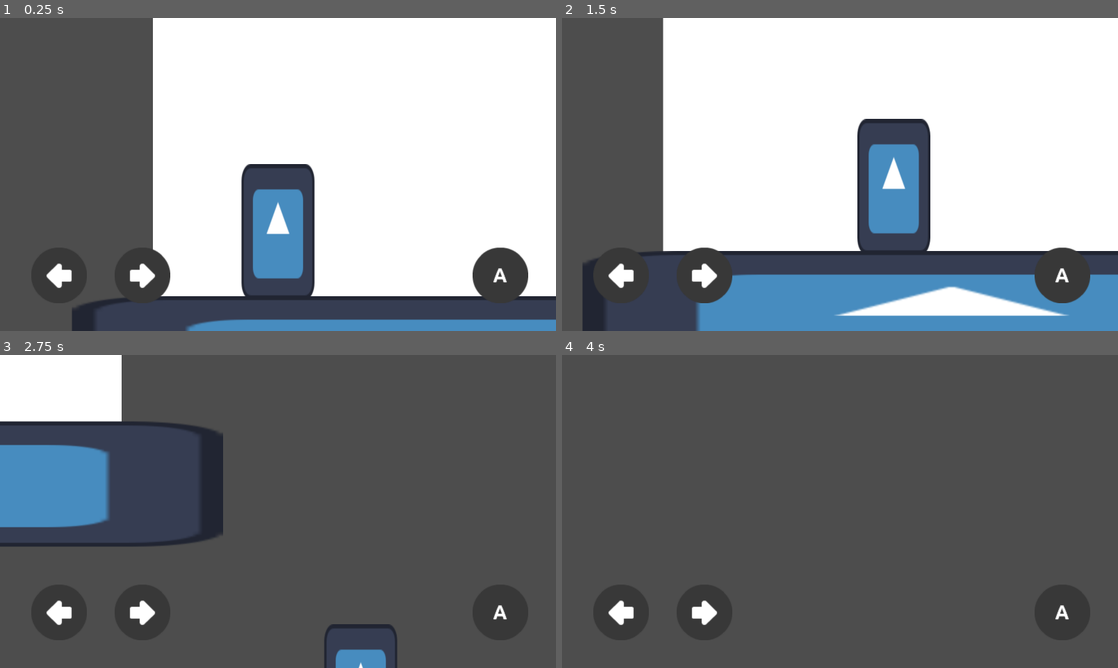
Above: before the commit, frames 1-4 (two rows, left to right).
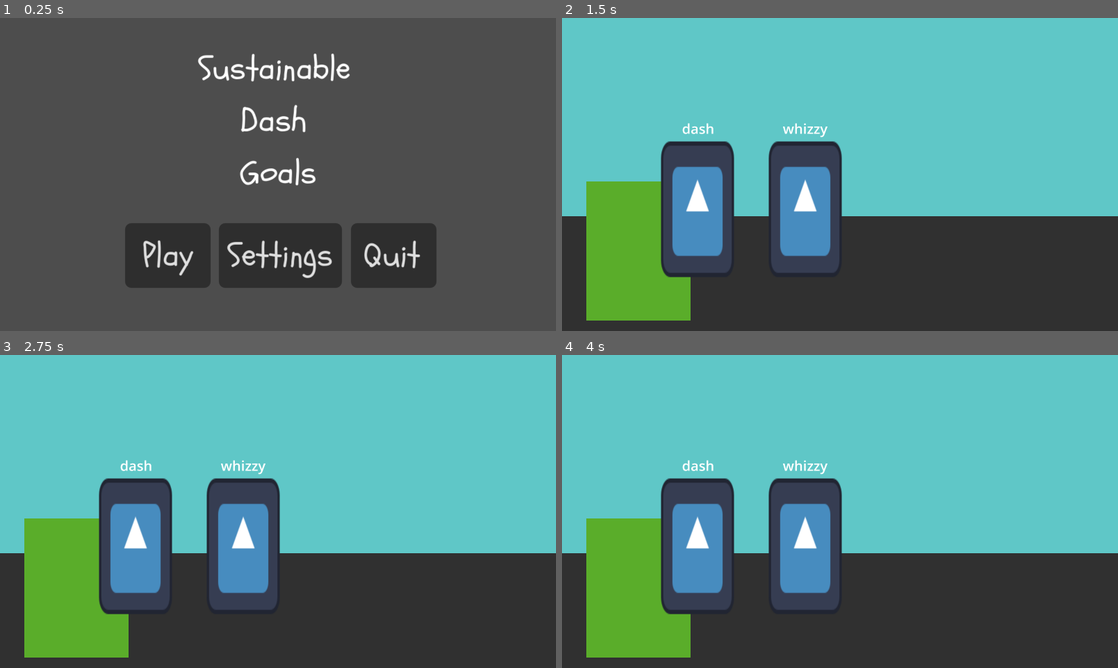
Above: after the commit, the same moments.

Repository: yoistan/Sustainable-Dash-Goals
Game: Godot game, scene res://SCENES/main.tscn
The game is run twice, just before and just after one commit, with the same random seed, the same clock (stepped at 60 frames per second) and the same inputs. The engine's default icon, where the game draws it, is replaced by a stand-in: a white triangle on a blue panel in a dark square.
Inputs (mouse positions are in pixels of both pictures, inside the frame that each line leads up to):
- Up to frame 1 (0.25 s): no input
- Up to frame 2 (1.5 s): click (728, 255) at 0.5 s, where only the run after the commit has a clickable "Play"; hold D (move_right) from 1.28 s (still down)
- Up to frame 3 (2.75 s): keep holding D (move_right)
- Up to frame 4 (4 s): release D (move_right) at 2.78 s; hold A (move_left) 2.78-3.53 s; tap Enter at 3.5 s; hold D (move_right) from 3.53 s (still down)

The runs differ from the first frame. In frame 1, 66% of the frame differs, in the area x 8-100%, y 0-100%; in frame 2, 96%, in the area x 0-100%, y 0-100%; in frame 3, 94%; in frame 4, 94%.

Commit message:
worked on features
added title screen bgm, started on doing introductory cutscene, player now cannot move when inside a cutscene

Diff:
--- /dev/null
+++ b/SCENES/AREAS/area_1_Outside_Rizal.tscn
@@ -0,0 +1,3 @@
+[gd_scene format=3 uid="uid://br81y231rkul"]
+
+[node name="Area1OutsideRizal" type="Node2D"]
--- a/SCENES/AREAS/area_2_Rizal_Lobby.tscn
+++ b/SCENES/AREAS/area_2_Rizal_Lobby.tscn
@@ -1,3 +1,3 @@
 [gd_scene format=3 uid="uid://ba7w77h0uutar"]
 
-[node name="Area2RizalLobby" type="Node"]
+[node name="Area2RizalLobby" type="Node2D"]
--- /dev/null
+++ b/SCENES/BACKGROUNDS/area_1_bg_Outside_Rizal.tscn
@@ -0,0 +1,74 @@
+[gd_scene load_steps=4 format=3 uid="uid://c1lbtikfidyi8"]
+
+[sub_resource type="RectangleShape2D" id="RectangleShape2D_wijm6"]
+size = Vector2(363, 35)
+
+[sub_resource type="RectangleShape2D" id="RectangleShape2D_7ikhb"]
+size = Vector2(20, 89)
+
+[sub_resource type="RectangleShape2D" id="RectangleShape2D_d0pp5"]
+size = Vector2(20, 82)
+
+[node name="Area1BgOutsideRizal" type="StaticBody2D"]
+
+[node name="temporary background" type="ColorRect" parent="."]
+offset_left = -4.0
+offset_right = 223.0
+offset_bottom = 101.0
+color = Color(0.373575, 0.780044, 0.779329, 1)
+
+[node name="road" type="ColorRect" parent="."]
+offset_left = -9.0
+offset_top = 57.0
+offset_right = 260.0
+offset_bottom = 97.0
+color = Color(0.187176, 0.187176, 0.187176, 1)
+
+[node name="bush" type="ColorRect" parent="."]
+offset_left = 7.0
+offset_top = 47.0
+offset_right = 37.0
+offset_bottom = 87.0
+color = Color(0.353482, 0.678912, 0.164206, 1)
+metadata/_edit_use_anchors_ = true
+
+[node name="rizal wall" type="ColorRect" parent="."]
+offset_left = 218.0
+offset_top = -1.0
+offset_right = 331.0
+offset_bottom = 82.0
+color = Color(0.873298, 0.873298, 0.873298, 1)
+metadata/_edit_use_anchors_ = true
+
+[node name="rizal floor" type="ColorRect" parent="."]
+offset_left = 218.0
+offset_top = 57.0
+offset_right = 331.0
+offset_bottom = 99.0
+color = Color(0.678944, 0.678944, 0.678944, 1)
+metadata/_edit_use_anchors_ = true
+
+[node name="go to next scene" type="ColorRect" parent="."]
+offset_left = 310.0
+offset_top = -9.0
+offset_right = 350.0
+offset_bottom = 111.0
+color = Color(0.125911, 0.125911, 0.125911, 1)
+
+[node name="floor" type="CollisionShape2D" parent="."]
+position = Vector2(172.5, 92.5)
+shape = SubResource("RectangleShape2D_wijm6")
+
+[node name="wall" type="CollisionShape2D" parent="."]
+position = Vector2(345, 38)
+shape = SubResource("RectangleShape2D_7ikhb")
+
+[node name="wall2" type="CollisionShape2D" parent="."]
+position = Vector2(6, 38)
+shape = SubResource("RectangleShape2D_7ikhb")
+
+[node name="next_scene" type="Area2D" parent="."]
+
+[node name="CollisionShape2D" type="CollisionShape2D" parent="next_scene"]
+position = Vector2(327, 37)
+shape = SubResource("RectangleShape2D_d0pp5")
--- /dev/null
+++ b/SCENES/BGM/TITLE SCREEN BGM.tscn
@@ -0,0 +1,7 @@
+[gd_scene load_steps=2 format=3 uid="uid://b36htfr55psld"]
+
+[ext_resource type="AudioStream" uid="uid://dnuqpsngtq5u4" path="res://ASSETS/MUSIC/GMMF - title screen.wav" id="1_dng2o"]
+
+[node name="AudioStreamPlayer2D" type="AudioStreamPlayer2D"]
+stream = ExtResource("1_dng2o")
+autoplay = true
--- a/SCENES/CHARACTERS/dash.tscn
+++ b/SCENES/CHARACTERS/dash.tscn
@@ -10,6 +10,14 @@
 [node name="Dash" type="CharacterBody2D"]
 script = ExtResource("1_82tok")
 
+[node name="Label" type="Label" parent="."]
+offset_left = -9.0
+offset_top = -52.0
+offset_right = 29.0
+offset_bottom = -29.0
+scale = Vector2(0.5, 0.5)
+text = "dash"
+
 [node name="Sprite2D" type="Sprite2D" parent="."]
 scale = Vector2(0.328125, 0.609375)
 texture = ExtResource("1_6jucp")
--- /dev/null
+++ b/SCENES/CHARACTERS/state_machine.gd
@@ -0,0 +1,39 @@
+extends Node
+
+@export var initial_state : State
+
+var current_state : State
+var states : Dictionary = {}
+
+func _ready():
+	for child in get_children():
+		if child is State:
+				states[child.name.to_lower()] = child
+				child.Transitioned.connect(on_child_transition)
+
+	if initial_state:
+		initial_state.Enter()
+		current_state = initial_state
+
+func _process(delta):
+	if current_state:
+		current_state.Update(delta)
+
+func _physics_process(delta):
+	if current_state:
+		current_state.Physics_Update(delta)
+
+func on_child_transition(state, new_state_name):
+	if state!= current_state:
+		return
+
+	var new_state = states.get(new_state_name.to_lower())
+	if !new_state:
+		return
+
+	if current_state:
+		current_state.exit()
+
+	new_state.enter()
+
+	current_state = new_state
--- /dev/null
+++ b/SCENES/CHARACTERS/whizzy.tscn
@@ -0,0 +1,24 @@
+[gd_scene load_steps=3 format=3 uid="uid://dmuduumyiu88m"]
+
+[ext_resource type="Texture2D" uid="uid://cpepodmlxqkl3" path="res://icon.svg" id="1_vfyoi"]
+
+[sub_resource type="CapsuleShape2D" id="CapsuleShape2D_umkdp"]
+radius = 21.0
+height = 78.0
+
+[node name="Whizzy" type="CharacterBody2D"]
+
+[node name="Label" type="Label" parent="."]
+offset_left = -13.0
+offset_top = -52.0
+offset_right = 39.0
+offset_bottom = -29.0
+scale = Vector2(0.5, 0.5)
+text = "whizzy"
+
+[node name="Sprite2D" type="Sprite2D" parent="."]
+scale = Vector2(0.328125, 0.609375)
+texture = ExtResource("1_vfyoi")
+
+[node name="CollisionShape2D" type="CollisionShape2D" parent="."]
+shape = SubResource("CapsuleShape2D_umkdp")
--- /dev/null
+++ b/SCENES/CUTSCENES/introductory_cutscene.tscn
@@ -0,0 +1,20 @@
+[gd_scene load_steps=4 format=3 uid="uid://b3metr0saq6y5"]
+
+[ext_resource type="PackedScene" uid="uid://c1lbtikfidyi8" path="res://SCENES/BACKGROUNDS/area_1_bg_Outside_Rizal.tscn" id="1_5dxpk"]
+[ext_resource type="PackedScene" uid="uid://drmpfqi10hj1l" path="res://SCENES/CHARACTERS/dash.tscn" id="2_kw1sa"]
+[ext_resource type="PackedScene" uid="uid://dmuduumyiu88m" path="res://SCENES/CHARACTERS/whizzy.tscn" id="3_jlr3y"]
+
+[node name="IntroductoryCutscene" type="Node2D"]
+
+[node name="Area1BgOutsideRizal" parent="." instance=ExtResource("1_5dxpk")]
+
+[node name="Dash" parent="." instance=ExtResource("2_kw1sa")]
+position = Vector2(39, 55)
+scale = Vector2(0.5, 0.5)
+
+[node name="Whizzy" parent="." instance=ExtResource("3_jlr3y")]
+position = Vector2(70, 55)
+scale = Vector2(0.5, 0.5)
+
+[connection signal="tree_entered" from="." to="Dash" method="_on_introductory_cutscene_tree_entered"]
+[connection signal="tree_exited" from="." to="Dash" method="_on_introductory_cutscene_tree_exited"]
--- /dev/null
+++ b/SCENES/MINIGAMES/minigame_1_segregation.tscn
@@ -0,0 +1,3 @@
+[gd_scene format=3 uid="uid://dfwqi8ldv6mpf"]
+
+[node name="Minigame1Segregation" type="Node2D"]
--- /dev/null
+++ b/SCENES/MINIGAMES/minigame_2_book_drive.tscn
@@ -0,0 +1,3 @@
+[gd_scene format=3 uid="uid://d0eewkprmf37h"]
+
+[node name="Minigame2BookDrive" type="Node2D"]
--- a/SCENES/main.tscn
+++ b/SCENES/main.tscn
@@ -1,36 +1,7 @@
-[gd_scene load_steps=5 format=3 uid="uid://cgagigbngr6d8"]
+[gd_scene load_steps=2 format=3 uid="uid://cgagigbngr6d8"]
 
-[ext_resource type="Texture2D" uid="uid://cpepodmlxqkl3" path="res://icon.svg" id="1_h741j"]
-[ext_resource type="PackedScene" uid="uid://gtu3ewkewaj3" path="res://SCENES/touch_controls.tscn" id="1_i3vxn"]
-[ext_resource type="PackedScene" uid="uid://drmpfqi10hj1l" path="res://SCENES/CHARACTERS/dash.tscn" id="1_xh1h4"]
-
-[sub_resource type="RectangleShape2D" id="RectangleShape2D_ac0l5"]
-size = Vector2(177, 20)
+[ext_resource type="PackedScene" uid="uid://brcmcxe2124uv" path="res://SCENES/title_screen.tscn" id="1_xh1h4"]
 
 [node name="Main" type="Node2D"]
 
-[node name="TouchControls" parent="." instance=ExtResource("1_i3vxn")]
-
-[node name="background" type="ColorRect" parent="."]
-offset_right = 160.0
-offset_bottom = 90.0
-
-[node name="Dash" parent="." instance=ExtResource("1_xh1h4")]
-position = Vector2(36, 39)
-scale = Vector2(0.5, 0.5)
-
-[node name="Camera2D" type="Camera2D" parent="Dash"]
-position = Vector2(0, -7)
-limit_smoothed = true
-position_smoothing_enabled = true
-
-[node name="temporary_platform" type="StaticBody2D" parent="."]
-
-[node name="Sprite2D" type="Sprite2D" parent="temporary_platform"]
-position = Vector2(83, 99)
-scale = Vector2(1.66016, 0.28125)
-texture = ExtResource("1_h741j")
-
-[node name="CollisionShape2D" type="CollisionShape2D" parent="temporary_platform"]
-position = Vector2(78, 92)
-shape = SubResource("RectangleShape2D_ac0l5")
+[node name="TitleScreen" parent="." instance=ExtResource("1_xh1h4")]
--- /dev/null
+++ b/SCENES/test_scene.tscn
@@ -0,0 +1,37 @@
+[gd_scene load_steps=5 format=3 uid="uid://bo2f0hy1jh1t1"]
+
+[ext_resource type="PackedScene" uid="uid://gtu3ewkewaj3" path="res://SCENES/touch_controls.tscn" id="1_wick0"]
+[ext_resource type="PackedScene" uid="uid://drmpfqi10hj1l" path="res://SCENES/CHARACTERS/dash.tscn" id="2_cmmtj"]
+[ext_resource type="Texture2D" uid="uid://cpepodmlxqkl3" path="res://icon.svg" id="3_xs7pg"]
+
+[sub_resource type="RectangleShape2D" id="RectangleShape2D_vmoos"]
+size = Vector2(177, 20)
+
+[node name="TestScene" type="Node2D"]
+
+[node name="TouchControls" parent="." instance=ExtResource("1_wick0")]
+
+[node name="background" type="ColorRect" parent="."]
+offset_right = 160.0
+offset_bottom = 90.0
+color = Color(0.136826, 0.136826, 0.136826, 1)
+
+[node name="Dash" parent="." instance=ExtResource("2_cmmtj")]
+position = Vector2(36, 39)
+scale = Vector2(0.5, 0.5)
+
+[node name="Camera2D" type="Camera2D" parent="Dash"]
+position = Vector2(0, -7)
+limit_smoothed = true
+position_smoothing_enabled = true
+
+[node name="temporary_platform" type="StaticBody2D" parent="."]
+
+[node name="Sprite2D" type="Sprite2D" parent="temporary_platform"]
+position = Vector2(83, 99)
+scale = Vector2(1.66016, 0.28125)
+texture = ExtResource("3_xs7pg")
+
+[node name="CollisionShape2D" type="CollisionShape2D" parent="temporary_platform"]
+position = Vector2(78, 92)
+shape = SubResource("RectangleShape2D_vmoos")
--- a/SCENES/title_screen.tscn
+++ b/SCENES/title_screen.tscn
@@ -1,7 +1,8 @@
-[gd_scene load_steps=3 format=3 uid="uid://brcmcxe2124uv"]
+[gd_scene load_steps=4 format=3 uid="uid://brcmcxe2124uv"]
 
 [ext_resource type="Script" uid="uid://bc2cka0xrngdb" path="res://SCRIPTS/title_screen.gd" id="1_7luok"]
 [ext_resource type="FontFile" uid="uid://drxuh27k2jxk4" path="res://ASSETS/FONTS/Schoolbell-Regular.ttf" id="1_8ukxt"]
+[ext_resource type="PackedScene" uid="uid://b36htfr55psld" path="res://SCENES/BGM/TITLE SCREEN BGM.tscn" id="3_wtx41"]
 
 [node name="TitleScreen" type="Node"]
 script = ExtResource("1_7luok")
@@ -52,6 +53,8 @@
 theme_override_fonts/font = ExtResource("1_8ukxt")
 text = "Quit"
 
+[node name="AudioStreamPlayer2D" parent="." instance=ExtResource("3_wtx41")]
+
 [connection signal="pressed" from="playButton" to="." method="_on_play_button_pressed"]
 [connection signal="pressed" from="settingsButton" to="." method="_on_settings_button_pressed"]
 [connection signal="pressed" from="quitButton" to="." method="_on_quit_button_pressed"]
--- a/SCRIPTS/CHARACTERS/player_movement.gd
+++ b/SCRIPTS/CHARACTERS/player_movement.gd
@@ -1,4 +1,6 @@
 extends CharacterBody2D
+
+var isPlayerInCutscene : bool = false
 
 const SPEED = 130.0
 const JUMP_VELOCITY = -300.0
@@ -7,17 +9,26 @@
 var gravity = ProjectSettings.get_setting("physics/2d/default_gravity")
 
 func _physics_process(delta):
-	# Add the gravity.
-	if not is_on_floor():
-		velocity.y += gravity * delta
+	# if player is not in a cutscene, let the player move.
+	if !isPlayerInCutscene:
+		# Add the gravity.
+		if not is_on_floor():
+			velocity.y += gravity * delta
 
-	# Get the input direction: -1, 0, 1
-	var direction = Input.get_axis("move_left", "move_right")
+		# Get the input direction: -1, 0, 1
+		var direction = Input.get_axis("move_left", "move_right")
 
-	# Apply movement
-	if direction:
-		velocity.x = direction * SPEED
-	else:
-		velocity.x = move_toward(velocity.x, 0, SPEED)
+		# Apply movement
+		if direction:
+			velocity.x = direction * SPEED
+		else:
+			velocity.x = move_toward(velocity.x, 0, SPEED)
 
-	move_and_slide()
+		move_and_slide()
+
+
+func _on_introductory_cutscene_tree_entered():
+	isPlayerInCutscene = true
+
+func _on_introductory_cutscene_tree_exited():
+	isPlayerInCutscene = false
--- a/SCRIPTS/title_screen.gd
+++ b/SCRIPTS/title_screen.gd
@@ -1,7 +1,7 @@
 extends Node
 
 func _on_play_button_pressed():
-	pass # play first scene
+	get_tree().change_scene_to_file("res://SCENES/CUTSCENES/introductory_cutscene.tscn")
 
 func _on_settings_button_pressed():
 	pass # insert here settings screen scene
--- a/project.godot
+++ b/project.godot
@@ -54,6 +54,12 @@
 pointing/emulate_touch_from_mouse=true
 pointing/emulate_mouse_from_touch=false
 
+[layer_names]
+
+2d_physics/layer_1="walls"
+2d_physics/layer_2="player"
+2d_physics/layer_3="npcs"
+
 [rendering]
 
 renderer/rendering_method="mobile"
Not shown, added: ASSETS/MUSIC/GMMF - title screen.wav.import
Not shown, added: SCENES/CHARACTERS/state_machine.gd.uid
Not shown, added: ASSETS/MUSIC/GMMF - title screen.wav
